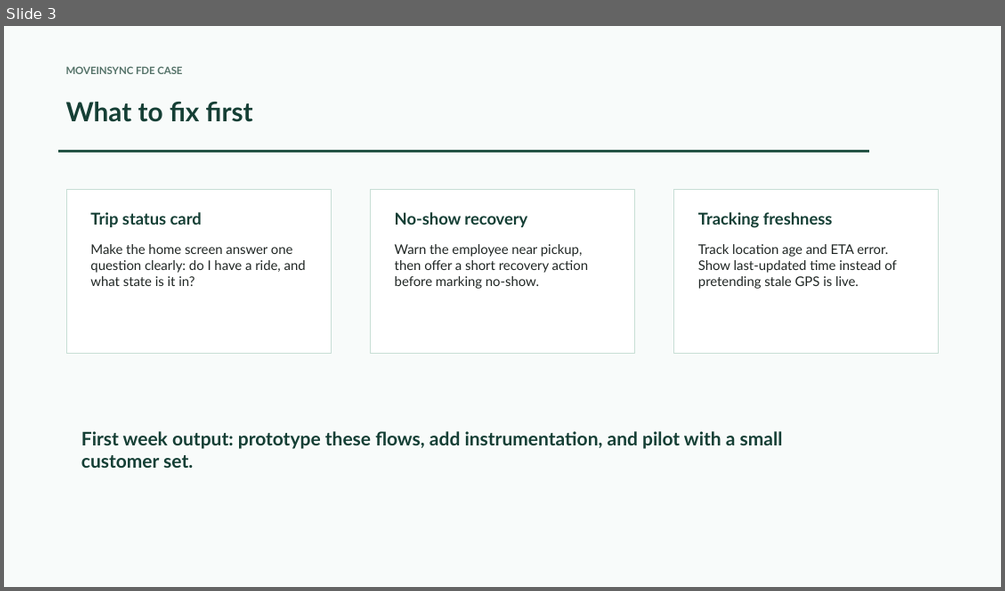
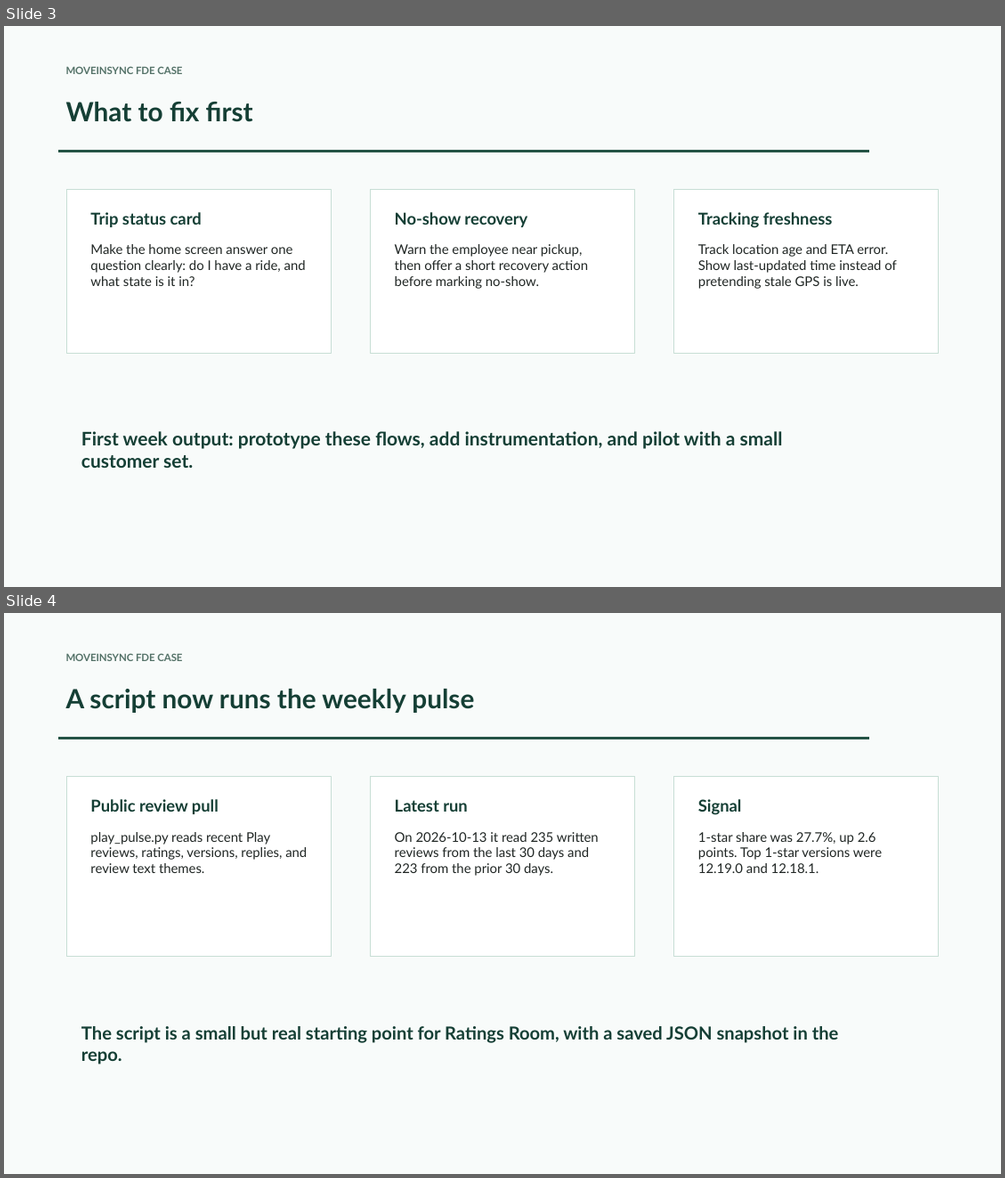
Before and after one commit to Ishaank06/MoveInSync, a slide deck: MoveInSync_FDE_Case_Study_Presentation.pptx. Shown one above the other, each under a label of ours: slide 3 before the commit, slides 3 and 4 after it. The pictures are 1005x591 and 1005x1178 pixels, drawn with LibreOffice and Linux fonts; fonts in the diff are those of the drawing. Boxes give left, top, right and bottom in pixels: in the first picture for what was removed or moved away, otherwise in the second. Text is boxed around its words. In the diff, an @@ line names an element or a change of style, - is before the commit and + after.

Commit message:
Add Play pulse script and strengthen evidence

```diff
--- a/MoveInSync_FDE_Case_Study_Presentation.pptx
+++ b/MoveInSync_FDE_Case_Study_Presentation.pptx
@@ slide 4 added at bbox=[4, 613, 1001, 1174], background #F8FBFA @@
@@ text added at bbox=[66, 653, 182, 661], 9.8 pt, text #547268, bold @@
+MOVEINSYNC FDE CASE
@@ text added at bbox=[66, 689, 474, 713], 25.5 pt, text #153F35, bold @@
+A script now runs the weekly pulse
@@ rectangle added at bbox=[58, 738, 868, 739], fill #245345, outline #245345 0 pt @@
@@ rectangle added at bbox=[66, 777, 331, 957], fill #FFFFFF, outline #C7DED5 0.75 pt @@
@@ text added at bbox=[90, 799, 218, 814], 15.8 pt, text #153F35, bold @@
+Public review pull
@@ rectangle added at bbox=[371, 777, 635, 957], fill #FFFFFF, outline #C7DED5 0.75 pt @@
@@ text added at bbox=[395, 799, 468, 811], 15.8 pt, text #153F35, bold @@
+Latest run
@@ rectangle added at bbox=[674, 777, 938, 957], fill #FFFFFF, outline #C7DED5 0.75 pt @@
@@ text added at bbox=[698, 799, 742, 815], 15.8 pt, text #153F35, bold @@
+Signal
@@ text added at bbox=[90, 832, 307, 873], 12.8 pt, text #202624 @@
+play_pulse.py reads recent Play reviews, ratings, versions, replies, and review text themes.
@@ text added at bbox=[395, 832, 599, 876], 12.8 pt, text #202624 @@
+On 2026-10-13 it read 235 written reviews from the last 30 days and 223 from the prior 30 days.
@@ text added at bbox=[698, 832, 882, 873], 12.8 pt, text #202624 @@
+1-star share was 27.7%, up 2.6 points. Top 1-star versions were 12.19.0 and 12.18.1.
@@ text added at bbox=[81, 1026, 839, 1064], 17.2 pt, text #153F35, bold @@
+The script is a small but real starting point for Ratings Room, with a saved JSON snapshot in the repo.
```
Also in this commit, not shown: 1 slide changed, 6 other files.
